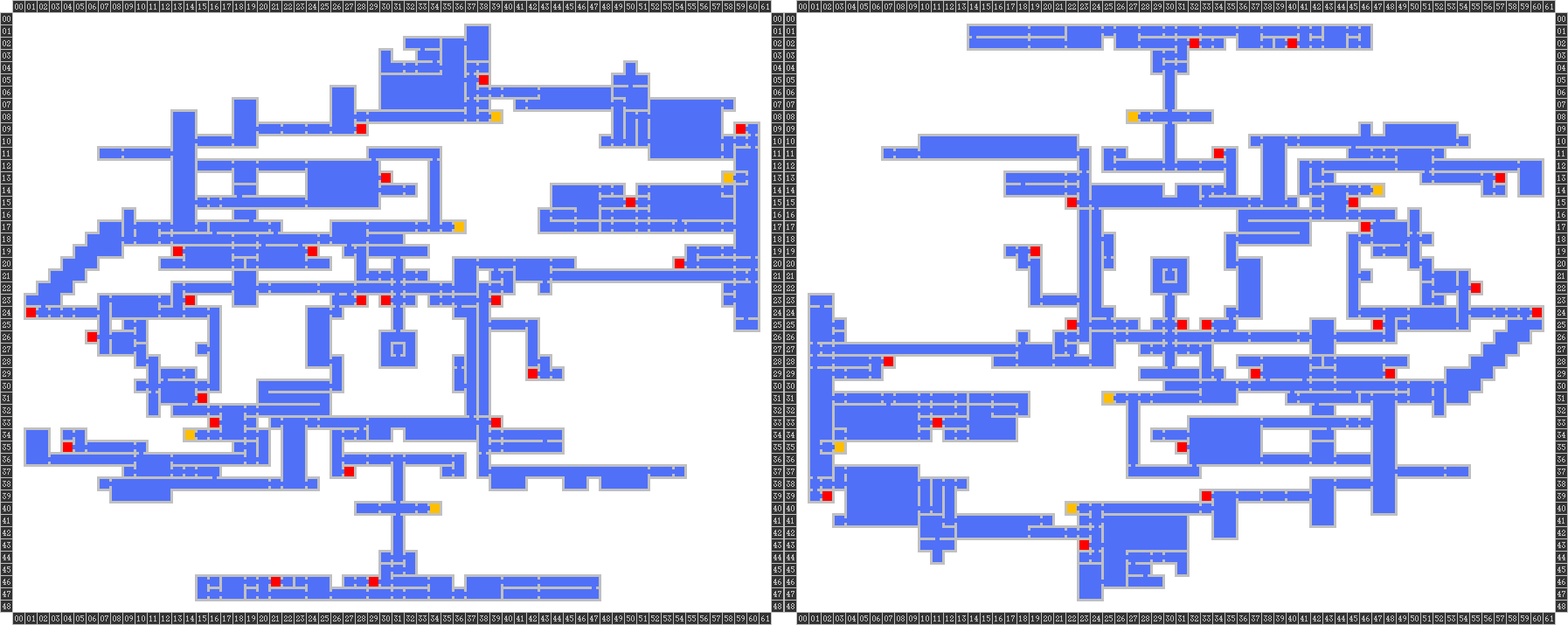
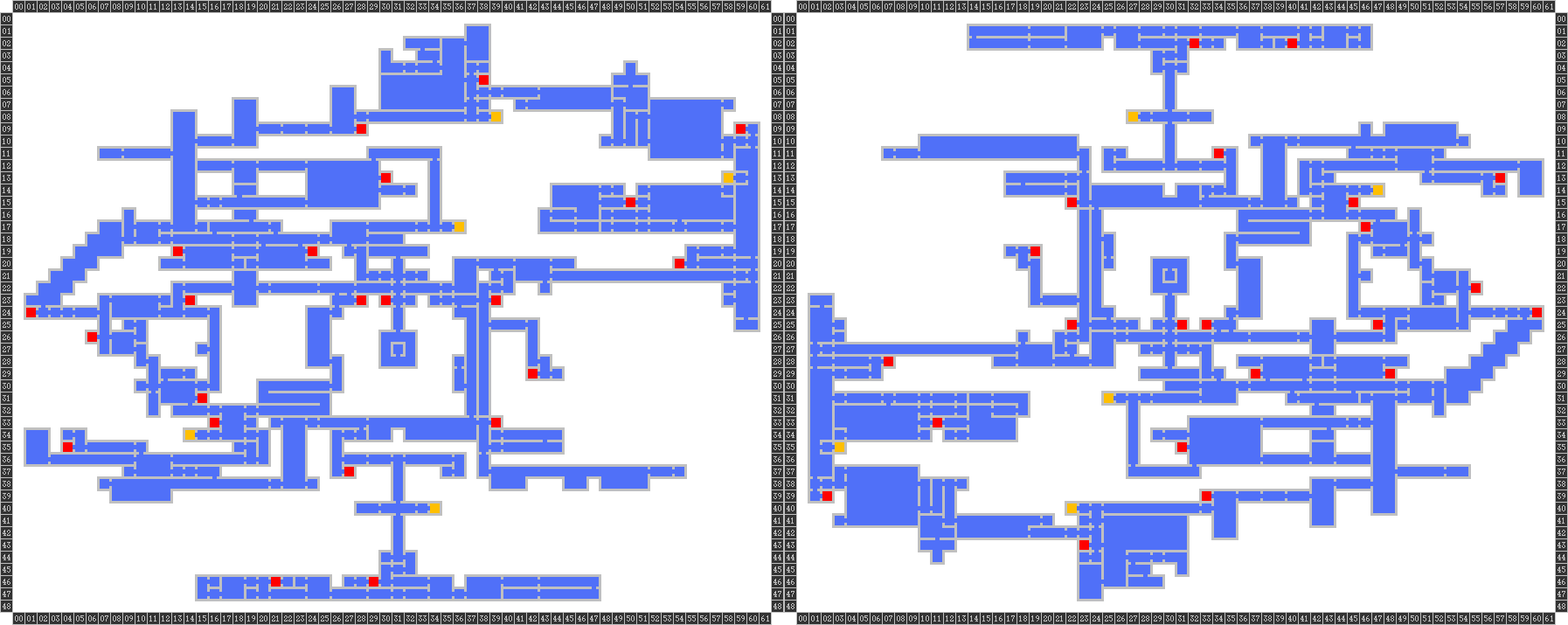
Layers edited between the first and the second (1568, 625) image:
painted on "o zamek g obrys" over [1076, 187, 1080, 193]
moved "o zamek obrys" above "o punkty zapisu", painted on it over [1076, 187, 1080, 193]
painted on "n zamek g obrys" over [488, 432, 492, 438]
